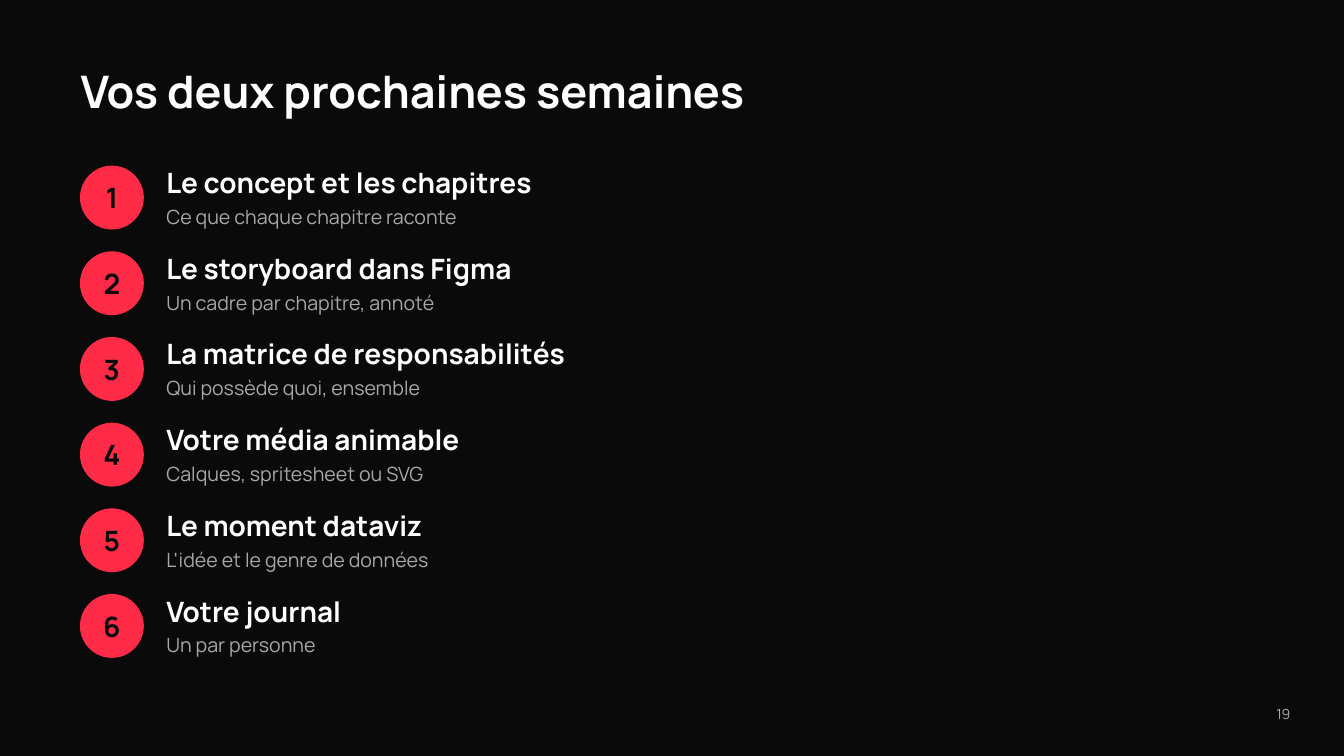
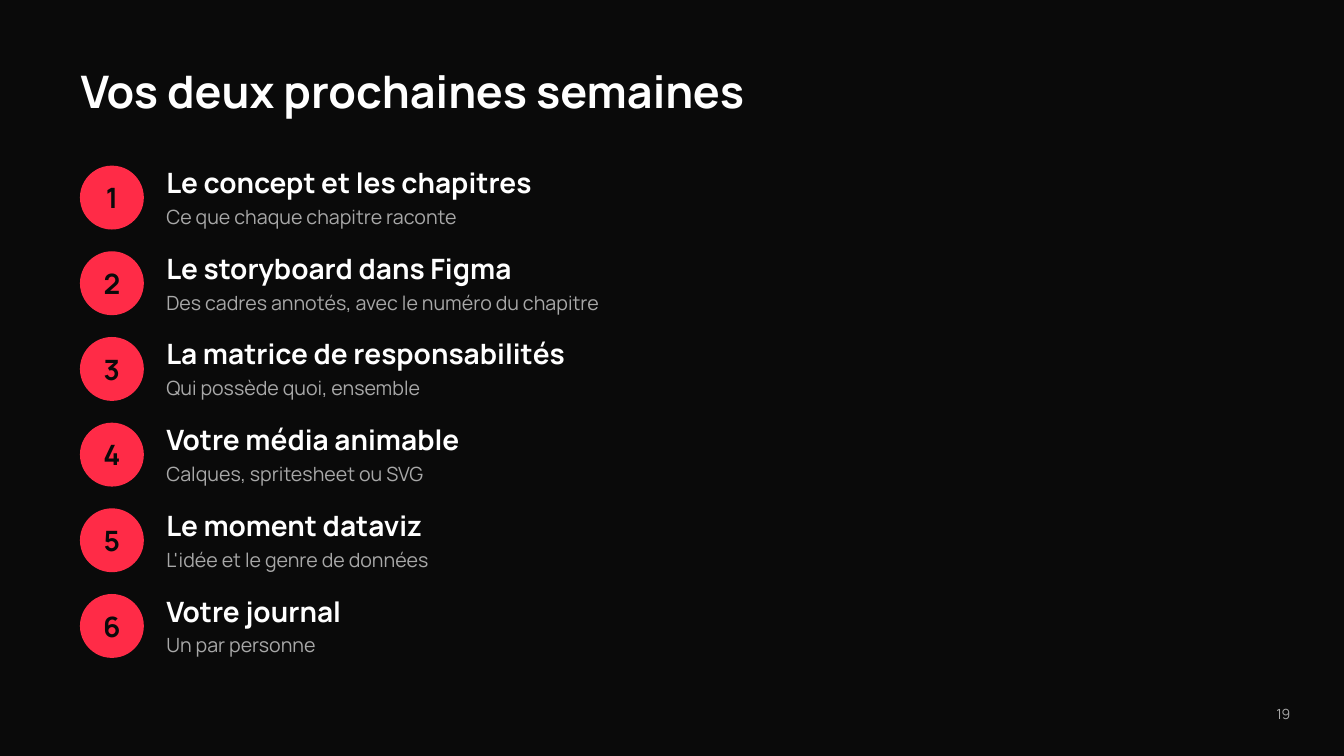
Before and after one commit to tim-montmorency/compendium, a slide deck: slide 19 of docs/582-511-web5/assets/documents/Web5_recit-defilant-lancement.pptx. Drawn at 1344x756 pixels with LibreOffice and Linux fonts; fonts in the diff are those of the drawing. Boxes give left, top, right and bottom in pixels: in the first picture for what was removed or moved away, otherwise in the second. Text is boxed around its words. In the diff, an @@ line names an element or a change of style, - is before the commit and + after.

Commit message:
ajout info storyboard multicase par chapitre

```diff
--- a/docs/582-511-web5/assets/documents/Web5_recit-defilant-lancement.pptx
+++ b/docs/582-511-web5/assets/documents/Web5_recit-defilant-lancement.pptx
@@ text at (166, 294, 599, 315): text changed @@
-Un cadre par chapitre, annoté
+Des cadres annotés, avec le numéro du chapitre
```
Also in this commit, not shown: 3 other files.
